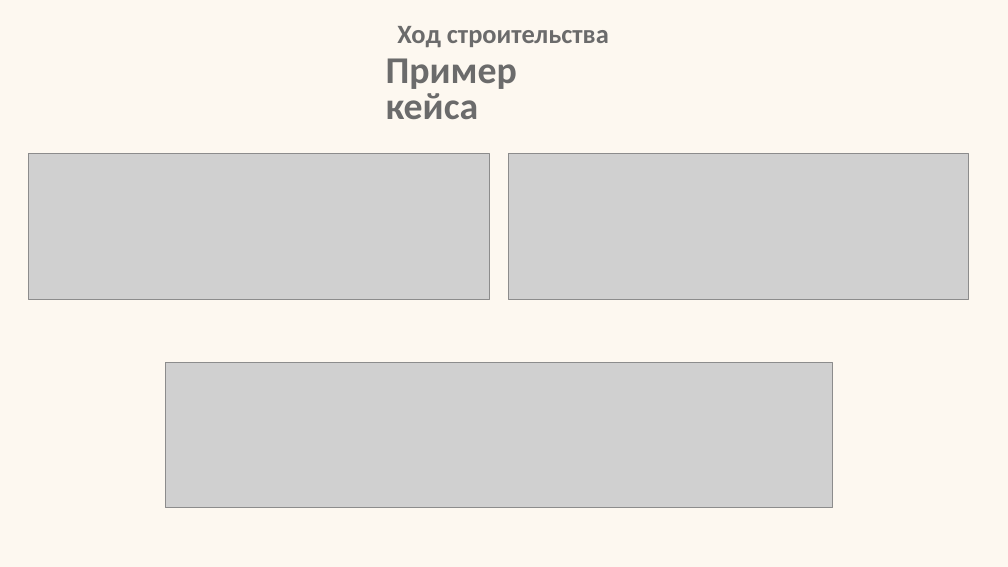
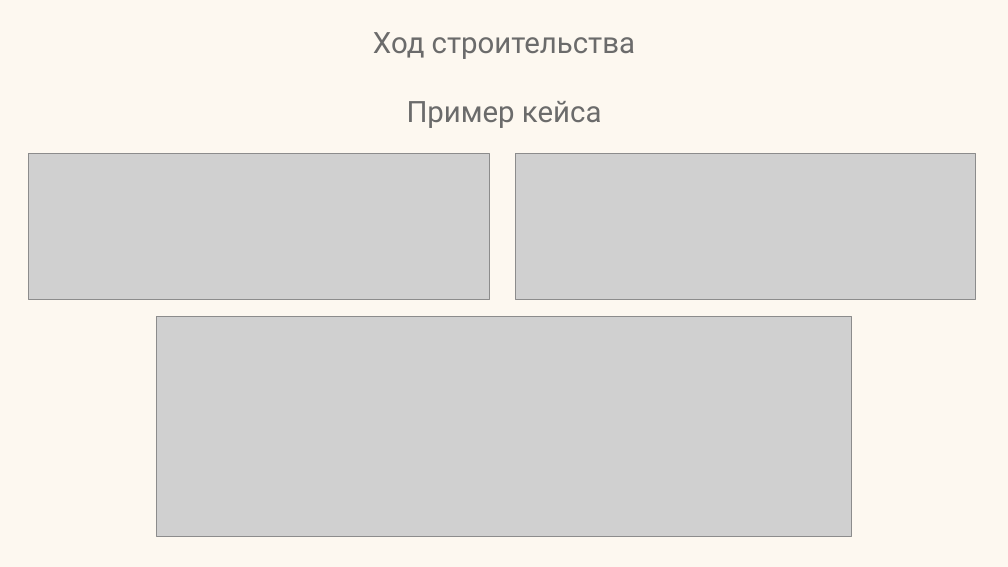
Before and after one commit to inversia/inversia.github.io, a slide deck: slide 12 of presentati/Пример месячного отчёта.pptx. Drawn at 1008x567 pixels with LibreOffice and Linux fonts; fonts in the diff are those of the drawing; grey boxes stand for pictures. Boxes give left, top, right and bottom in pixels: in the first picture for what was removed or moved away, otherwise in the second. Text is boxed around its words. In the diff, an @@ line names an element or a change of style, - is before the commit and + after.

```diff
--- a/presentati/Пример месячного отчёта.pptx
+++ b/presentati/Пример месячного отчёта.pptx
@@ title "Ход строительства": place and size @@
-title "Ход строительства" at [397, 26, 609, 47]
+title "Ход строительства" at [373, 32, 635, 59]
@@ title "Ход строительства" at [373, 32, 635, 59]: size 25.2 to 28 pt, font Calibri to Roboto, bold off; alignment left to centre @@
@@ text "Пример кейса": place and size @@
-text "Пример кейса" at [386, 58, 517, 119]
+text "Пример кейса" at [407, 101, 602, 128]
@@ text "Пример кейса" at [407, 101, 602, 128]: size 36 to 28 pt, font Calibri to Roboto, bold off; alignment left to centre; line spacing 0.8 to 0.9 @@
@@ picture: place and size @@
-picture at [508, 154, 969, 299]
+picture at [516, 154, 976, 299]
@@ picture: place and size @@
-picture at [165, 362, 833, 508]
+picture at [157, 316, 852, 536]
```
Also in this commit, not shown: 16 other slides changed, 2 other files.
